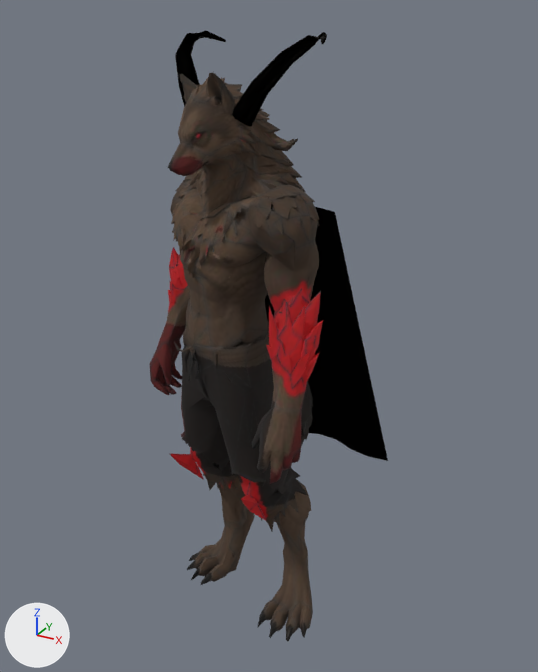
What one commit did to the glTF model app/src/main/assets/models/kral.glb.
The view is the same before and after, from a 50 mm camera at (1.72, -2.87, 3.1) aimed at (0.04, 0.17, 1.58). Arrows for +X, +Y and +Z are at lower left; the lights stay in place. The older version comes first. Where no turn or scale is listed for an object, it has been applied to the vertices. Vertices at exactly the same position are counted once.

The first picture shows 'Body_kral'.
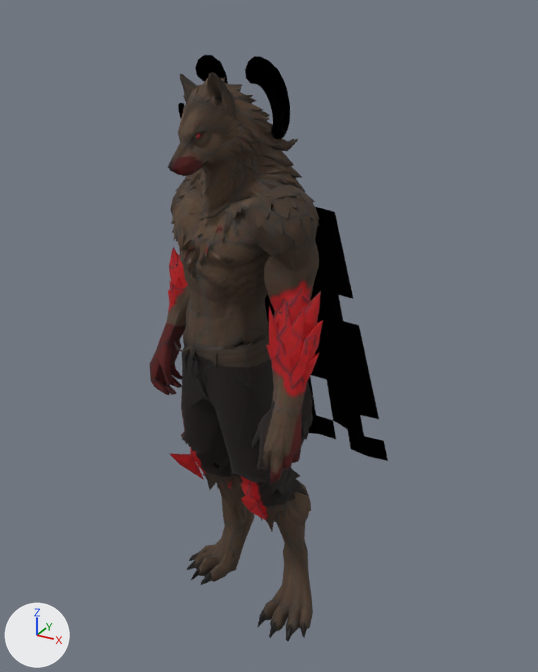
Where the change shows, as pixel boxes [x1, y1, x2, y2] in the pictures (538 x 672 px):
```json
{"object": "Body_kral", "change": "reshaped", "before": [150, 30, 388, 641], "after": [150, 55, 388, 641]}
{"part": 1, "of": "me_body_kral", "change": "added", "after": [245, 56, 290, 140]}
{"part": 2, "of": "me_body_kral", "change": "added", "after": [178, 55, 228, 118]}
{"part": 3, "of": "me_body_kral", "change": "deleted", "before": [175, 30, 327, 127]}
{"part": 4, "of": "me_body_kral", "change": "deleted", "before": [339, 295, 359, 325]}
{"part": 5, "of": "me_body_kral", "change": "deleted", "before": [310, 375, 384, 449]}
```

Scene script edits in JSON lines:
```json
{"block": "me_body_kral", "where": "# used by ob_body_kral; location = (0.0, 0.0, 0.0)"}
{"block": "me_body_kral", "where": "# verts and faces of me_body_kral; kept vertices keep their numbers, new ones are numbered from 3640"}
{"block": "me_body_kral", "where": "# before: 3568 (0.31, 0.41, 1.77) at pixel (338, 294), 3569 (0.4, 0.4, 1.77) at pixel (353, 299), 3578 (0.33, 0.45, 1.61) at pixel (343, 321), 3579 (0.42, 0.44, 1.61) at pixel (359, 325)"}
{"op": "remove", "block": "me_body_kral", "code": "me_body_kral.from_pydata(...)  # 3640 vertices, 7151 faces; spans x -0.54..0.54, y -0.57..0.78, z 0.0..3.01"}
{"op": "add", "block": "me_body_kral", "code": "me_body_kral.from_pydata(...)  # 3863 vertices, 7571 faces; spans x -0.54..0.54, y -0.57..0.78, z 0.0..2.92"}
{"block": "me_body_kral", "change": "me_body_kral part 1: a new loose piece of 160 vertices spanning x 0.06..0.26, y -0.12..0.1, z 2.59..2.92, in mat_fur_icewolf"}
{"block": "me_body_kral", "change": "me_body_kral part 2: a new loose piece of 160 vertices spanning x -0.26..-0.06, y -0.12..0.1, z 2.59..2.92, in mat_fur_icewolf"}
{"block": "me_body_kral", "change": "me_body_kral part 3"}
{"block": "me_body_kral", "change": "96 vertices are removed from x -0.32..0.32, y -0.22..0.28, z 2.66..3.01"}
{"block": "me_body_kral", "change": "160 faces are deleted"}
{"block": "me_body_kral", "change": "me_body_kral part 4"}
{"op": "add", "block": "me_body_kral", "code": "delete_faces([(3568, 3578, 3569), (3569, 3578, 3579)])"}
{"block": "me_body_kral", "change": "me_body_kral part 5"}
{"block": "me_body_kral", "change": "1 vertex is removed from x -0.54, y 0.66, z 0.68"}
{"block": "me_body_kral", "change": "18 faces are deleted"}
```
